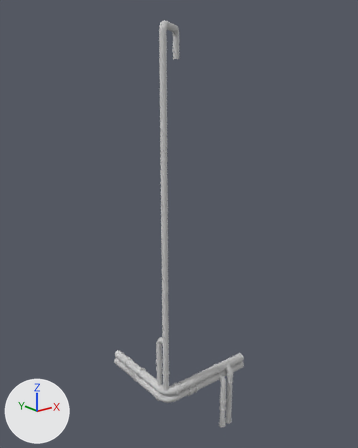
An edit to the FBX model Content/Assets/Models/Building_InsertPipe001.FBX, drawn before and after from the same camera.
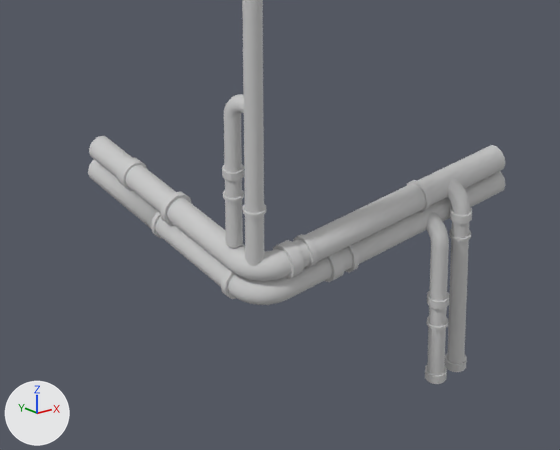
There are two pictures of each version: one whole from a 50 mm camera at (-47.1, -58.6, 52.0) aimed at (-4.9, -5.8, 30.9), one close up on the part from 24% to 73% of the width and 69% to 100% of the height. Lighting does not change. The marker at lower left points along +X, +Y and +Z. Where no turn or scale is listed for an object, it has been applied to the vertices.

The scene before the commit, as lines of its bpy script (objects in view):
```python
me_building_insertpipe001_ncl1_1 = bpy.data.meshes.new('Building_InsertPipe001_ncl1_1')
me_building_insertpipe001_ncl1_1.from_pydata(...)  # 1470 vertices, 2608 faces; spans x -12.8..2.4, y -13.7..0.7, z 0.0..57.1
# faces by material slot: [24, 2584]
me_building_insertpipe001_ncl1_1.materials.append(mat_material__65)  # light grey #cacaca
me_building_insertpipe001_ncl1_1.materials.append(mat_wall_atlas_03_dif)  # its picture is missing
ob_building_insertpipe001 = bpy.data.objects.new('Building_InsertPipe001', me_building_insertpipe001_ncl1_1)
ob_building_insertpipe001.location = (0.0, 0.0, 0.0)
```
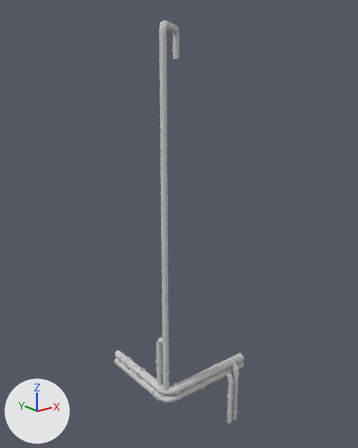
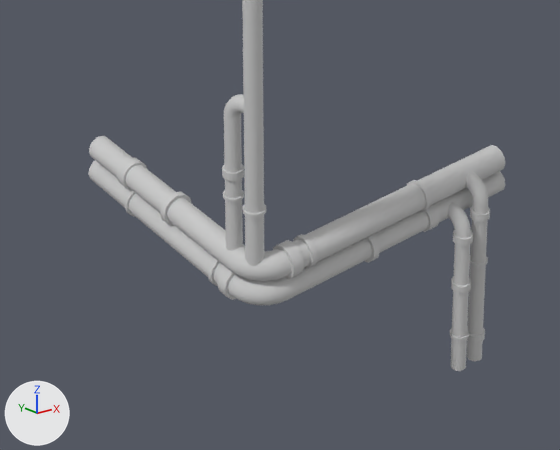
Patch to the scene script:
```diff
--- a/Content/Assets/Models/Building_InsertPipe001.FBX.py
+++ b/Content/Assets/Models/Building_InsertPipe001.FBX.py
@@ me_building_insertpipe001_ncl1_1 @@
 # used by ob_building_insertpipe001; location = (0.0, 0.0, 0.0)
-me_building_insertpipe001_ncl1_1.from_pydata(...)  # 1470 vertices, 2608 faces; spans x -12.8..2.4, y -13.7..0.7, z 0.0..57.1
+me_building_insertpipe001_ncl1_1.from_pydata(...)  # 1533 vertices, 2720 faces; spans x -12.8..2.5, y -13.8..0.6, z 0.0..57.1
+# me_building_insertpipe001_ncl1_1 part 1: the loose piece of 27 vertices spanning x -2.8..-1.8, y -13.7..-12.7, z 4.2..4.5 is moved by (1.4, -0.1, 0.3)
+# me_building_insertpipe001_ncl1_1 part 2: the loose piece of 27 vertices spanning x -2.8..-1.8, y -13.7..-12.7, z 0.0..0.4 is moved by (1.4, -0.1, 7.0)
+# me_building_insertpipe001_ncl1_1 part 3: the loose piece of 27 vertices spanning x -1.5..-0.5, y -13.7..-12.7, z 8.2..8.6 is copied, and the copy is moved by (1.1, -0.1, -0.4); it spans x -0.4..0.6, y -13.8..-12.9, z 7.9..8.2
+# me_building_insertpipe001_ncl1_1 part 4: the loose piece of 27 vertices spanning x -1.5..-0.5, y -13.7..-12.7, z 0.0..0.4 is copied, and the copy is moved by (1.1, -0.1, 1.1); it spans x -0.4..0.6, y -13.8..-12.9, z 1.1..1.5
+# me_building_insertpipe001_ncl1_1 part 5: the loose piece of 99 vertices spanning x -8.4..2.4, y -12.9..-11.3, z 7.5..9.1 is rebuilt with 99 vertices and now spans x -6.0..2.5, y -12.9..-11.3, z 7.5..9.0
+# me_building_insertpipe001_ncl1_1 part 6: a new loose piece of 156 vertices spanning x -0.3..0.6, y -13.8..-12.2, z 0.0..9.9
+# me_building_insertpipe001_ncl1_1 part 7: a new loose piece of 99 vertices spanning x -12.8..-11.3, y -9.6..0.6, z 7.5..9.0, in mat_wall_atlas_03_dif (its picture is missing)
+# me_building_insertpipe001_ncl1_1 part 8: a new loose piece of 24 vertices spanning x -12.6..-11.4, y -10.2..-9.6, z 7.6..8.9, in mat_wall_atlas_03_dif (its picture is missing)
+# me_building_insertpipe001_ncl1_1 part 9: the loose piece of 144 vertices spanning x -2.8..-1.8, y -13.7..-12.3, z 0.4..8.7 is deleted
+# me_building_insertpipe001_ncl1_1 part 10: 24 vertices moved from x -12.4..-0.6, y -13.5..-10.0, z 7.4..10.1 to x -12.4..-0.6, y -13.5..-10.0, z 7.4..9.8; 290 vertices removed from x -12.8..-0.5, y -13.7..0.7, z 0.0..9.9; 164 vertices added at x -12.8..-0.5, y -13.8..-10.2, z 0.0..9.0
+# me_building_insertpipe001_ncl1_1 part 11: the surface is now shaded smooth
 me_building_insertpipe001_ncl1_1.materials.append(mat_material__65)
```

What differs and where, as boxes (x1, y1, x2, y2) in the close-ups (560 x 450 px; the box of a moved part takes in the faces that stretch with it):
'Building_InsertPipe001', reshaped
    before: (88, 0, 505, 384)
    after: (88, 0, 505, 371)
part 1 of me_building_insertpipe001_ncl1_1, moved or reshaped
    before: (427, 291, 449, 310)
    after: (451, 276, 471, 293)
part 2 of me_building_insertpipe001_ncl1_1, moved or reshaped
    before: (425, 365, 447, 384)
    after: (453, 230, 473, 246)
part 3 of me_building_insertpipe001_ncl1_1, added
    after: (470, 206, 490, 222)
part 4 of me_building_insertpipe001_ncl1_1, added
    after: (467, 326, 485, 343)
part 5 of me_building_insertpipe001_ncl1_1, rebuilt (22% narrower, 17% shorter)
    before: (325, 171, 505, 282)
    after: (365, 171, 505, 263)
part 6 of me_building_insertpipe001_ncl1_1, added
    after: (466, 172, 488, 361)
part 7 of me_building_insertpipe001_ncl1_1, added
    after: (88, 160, 220, 286)
part 8 of me_building_insertpipe001_ncl1_1, added
    after: (213, 263, 225, 283)
part 9 of me_building_insertpipe001_ncl1_1, deleted
    before: (426, 212, 449, 375)
part 10 of me_building_insertpipe001_ncl1_1, moved or reshaped
    before: (88, 159, 472, 372)
    after: (217, 200, 471, 371)
